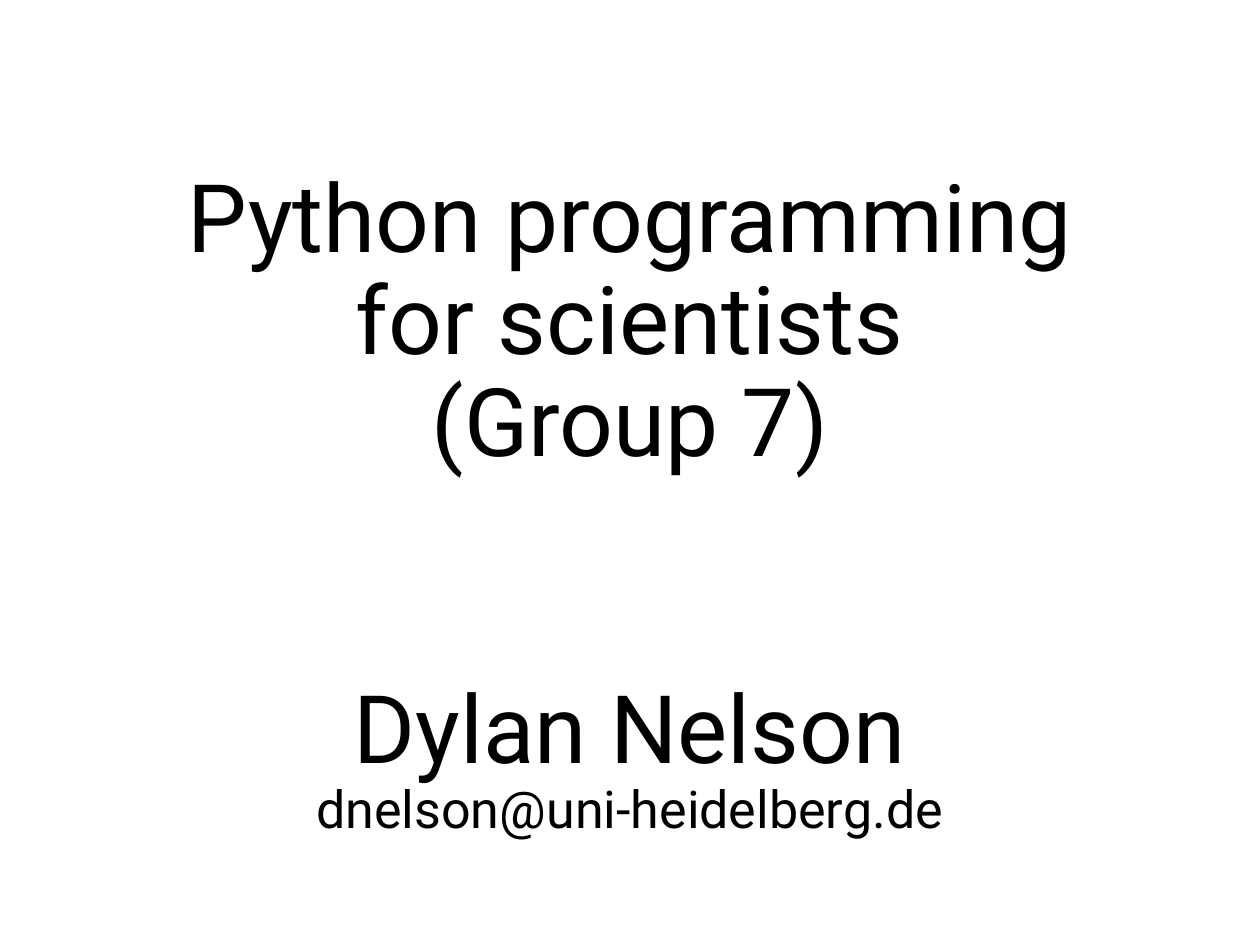
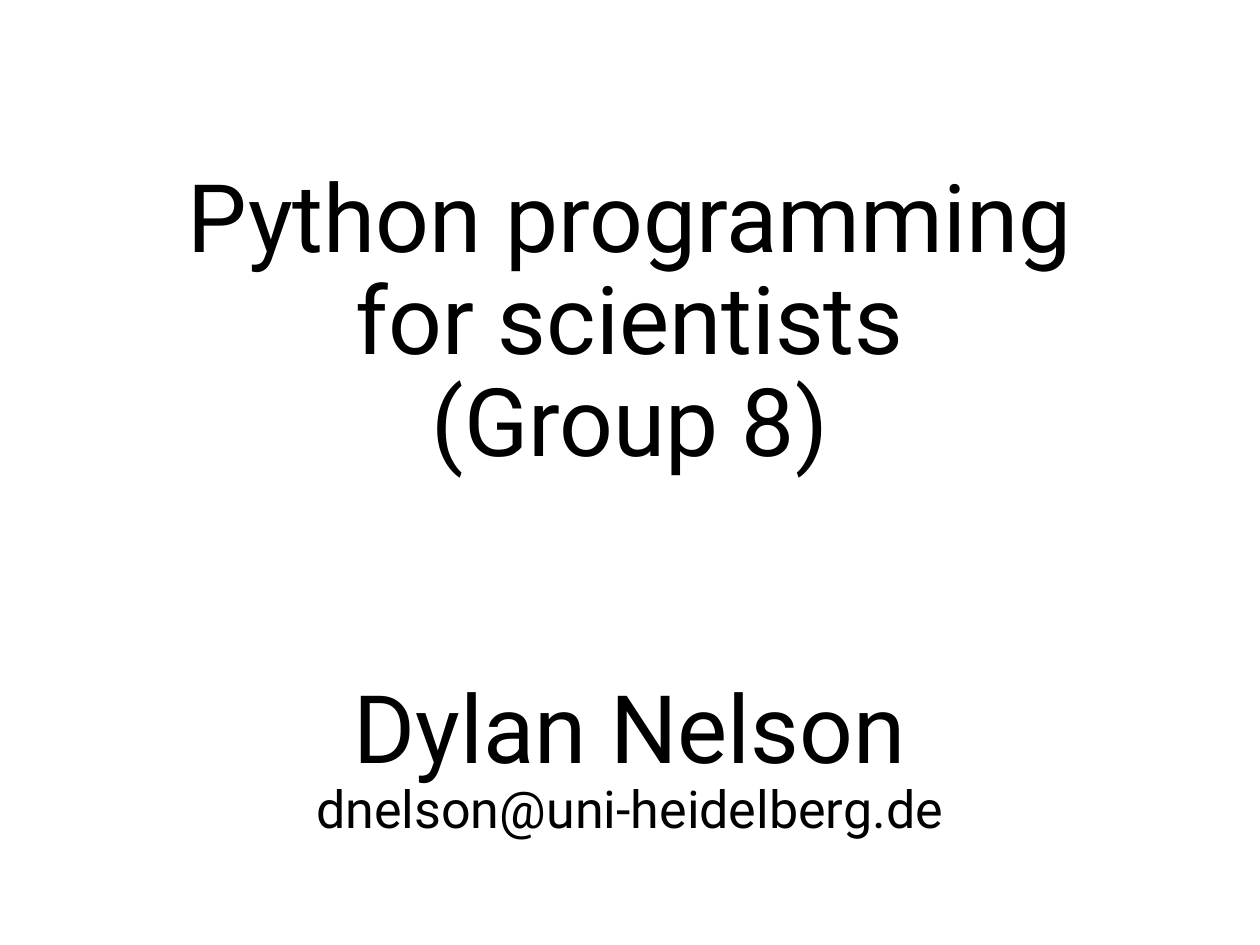
Before and after one commit to nelson-group/pycourse, a slide deck: slide 1 of intro.pptx. Drawn at 1260x945 pixels with LibreOffice and Linux fonts; fonts in the diff are those of the drawing. Boxes give left, top, right and bottom in pixels: in the first picture for what was removed or moved away, otherwise in the second. Text is boxed around its words. In the diff, an @@ line names an element or a change of style, - is before the commit and + after.

Commit message:
Update slides for SS22.

```diff
--- a/intro.pptx
+++ b/intro.pptx
@@ title at (188, 181, 1071, 840): text changed @@
-Python programming for scientists
-(Group 7)
-Dylan Nelson
-dnelson@uni-heidelberg.de
+Python programming for scientists
+(Group 8)
+Dylan Nelson
+dnelson@uni-heidelberg.de
```
Also in this commit, not shown: 1 other slide changed, 1 other file.
